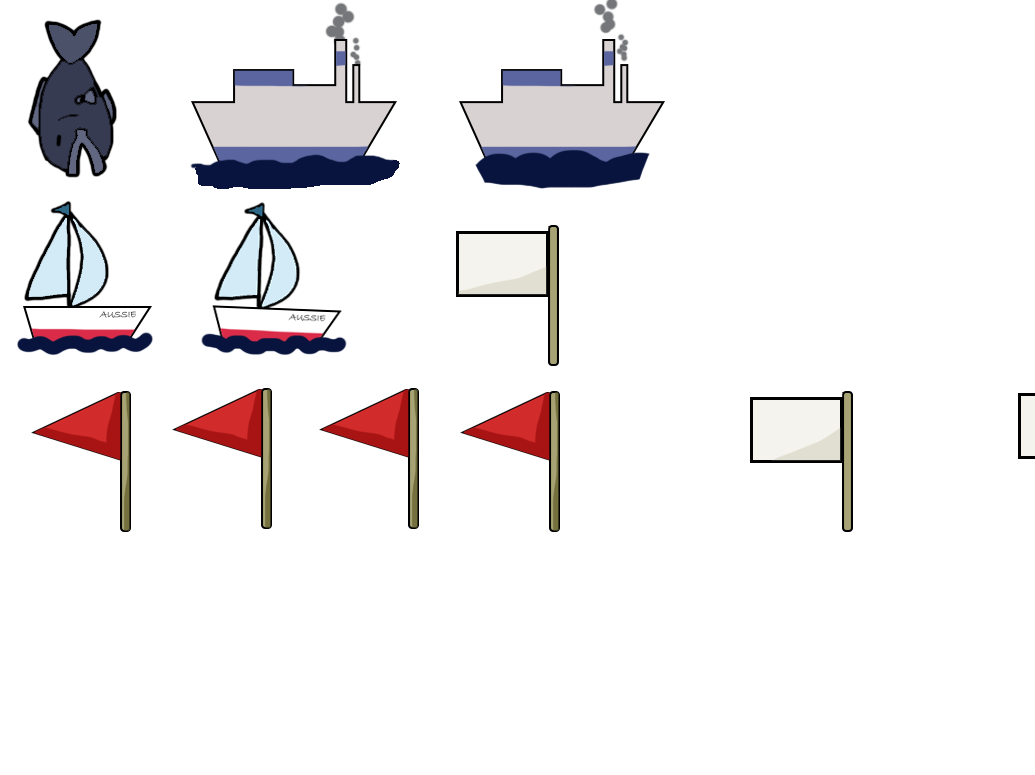
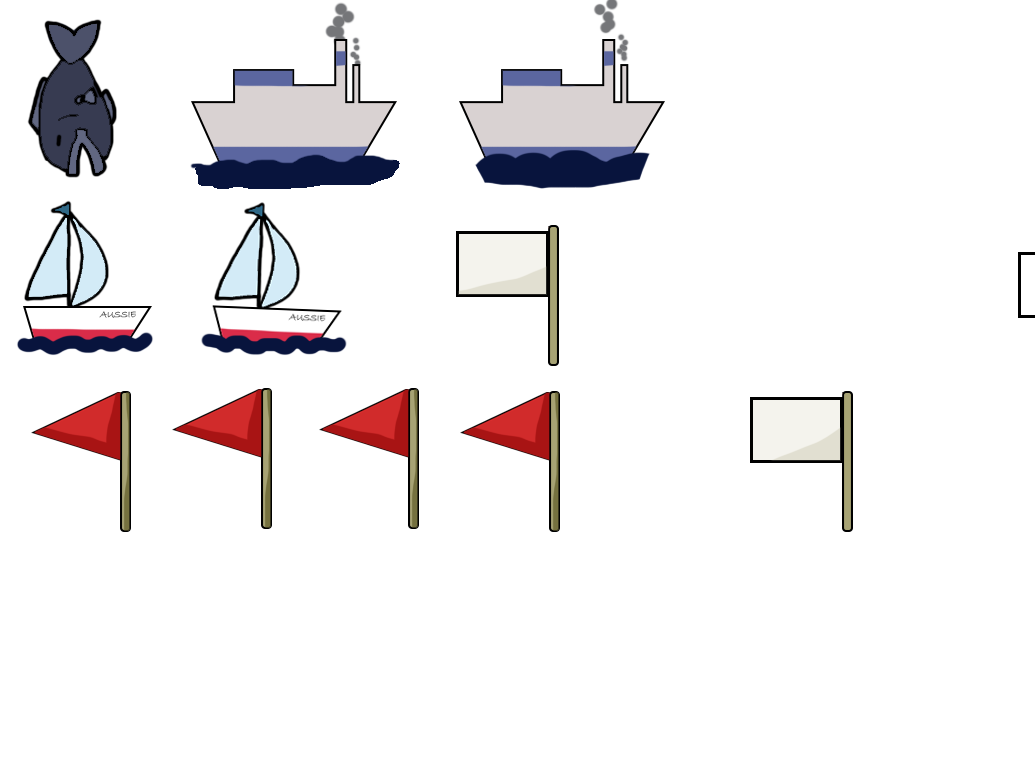
Layered file, before and after one edit (1035×775). Changes by layer:
painted on "Rectangle 1" (1st of 3) over [1018, 252, 1035, 459]
